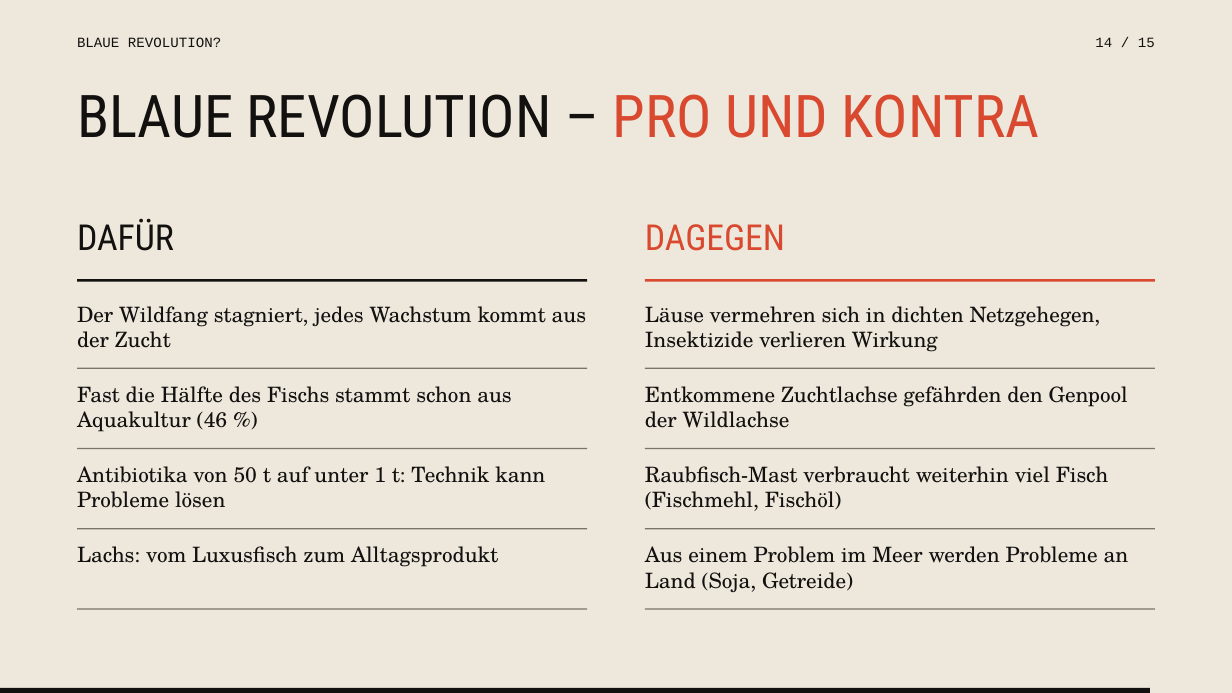
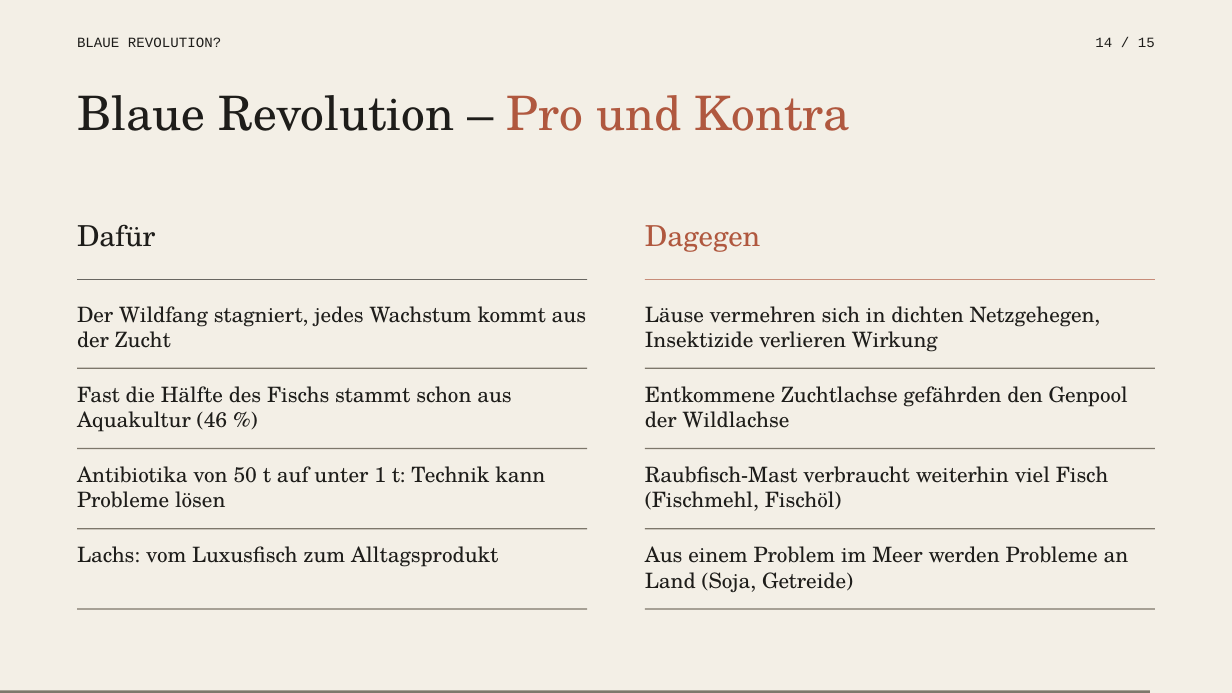
Before and after one commit to fakexkira/SlawaStudios, a slide deck: slide 14 of praesentation-lachs/Lachs-aus-dem-Kaefig.pptx. Drawn at 1232x693 pixels with LibreOffice and Linux fonts; fonts in the diff are those of the drawing. Boxes give left, top, right and bottom in pixels: in the first picture for what was removed or moved away, otherwise in the second. Text is boxed around its words. In the diff, an @@ line names an element or a change of style, - is before the commit and + after.

```diff
--- a/praesentation-lachs/Lachs-aus-dem-Kaefig.pptx
+++ b/praesentation-lachs/Lachs-aus-dem-Kaefig.pptx
@@ background #EEE8DC to #F3EFE6 @@
@@ text at (77, 95, 850, 131): text changed; size 45.9 to 37 pt; font Roboto Condensed to TeX Gyre Schola; text colour #12110F to #1E1D1A @@
-BLAUE REVOLUTION – PRO UND KONTRA
+Blaue Revolution – Pro und Kontra
@@ text at (77, 224, 155, 247): text changed; size 27.9 to 22.4 pt; font Roboto Condensed to TeX Gyre Schola; text colour #12110F to #1E1D1A @@
-DAFÜR
+Dafür
@@ text at (645, 225, 761, 252): text changed; size 27.9 to 22.4 pt; font Roboto Condensed to TeX Gyre Schola; text colour #D9492F to #B0583F @@
-DAGEGEN
+Dagegen
@@ rectangle at (77, 279, 587, 280): fill #12110F to #1E1D1A @@
@@ rectangle at (645, 279, 1155, 280): fill #D9492F to #B0583F @@
@@ rectangle at (0, 690, 1150, 693): fill #12110F to #7D776B @@
```
Also in this commit, not shown: 14 other slides changed, 4 other files.
